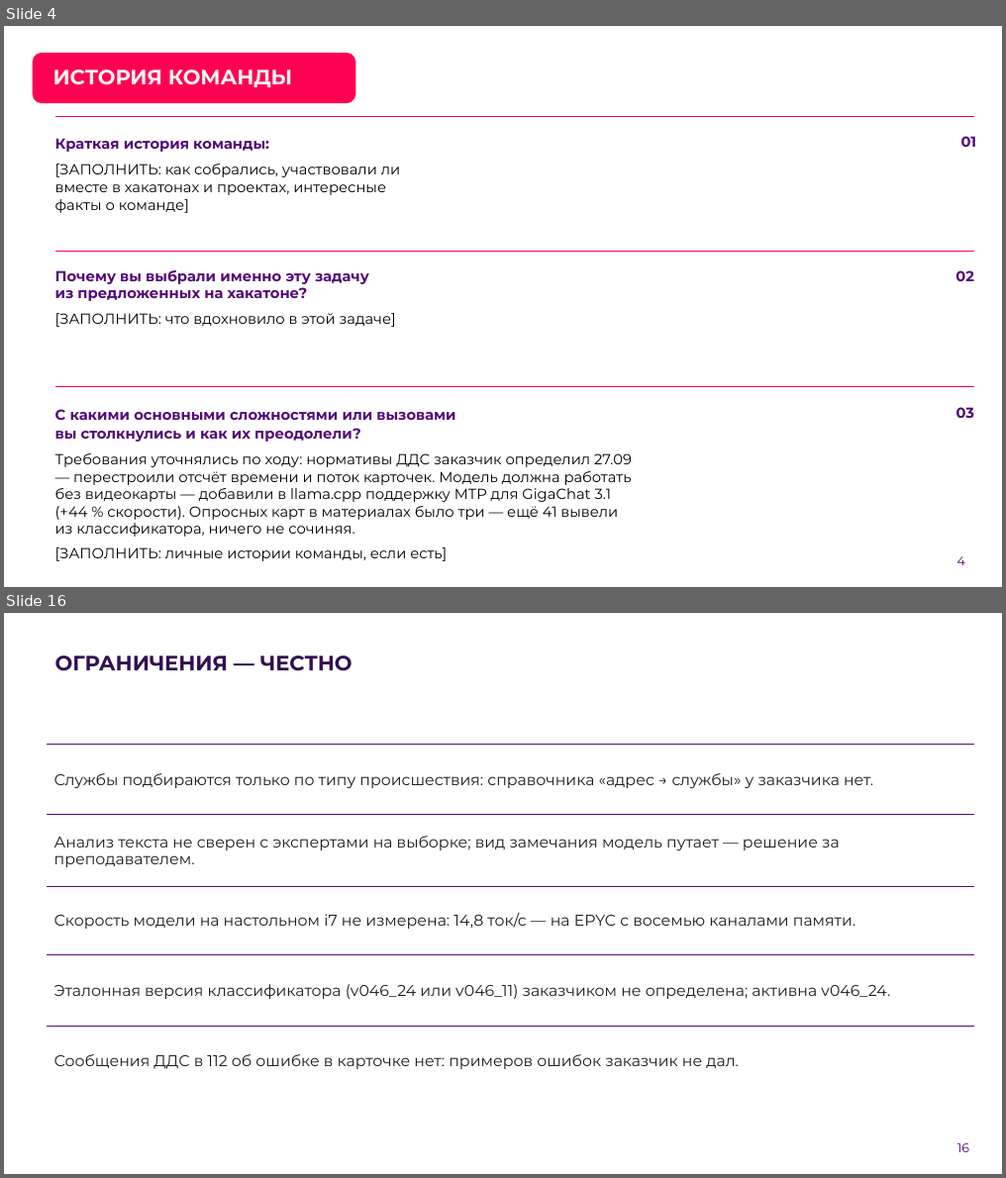
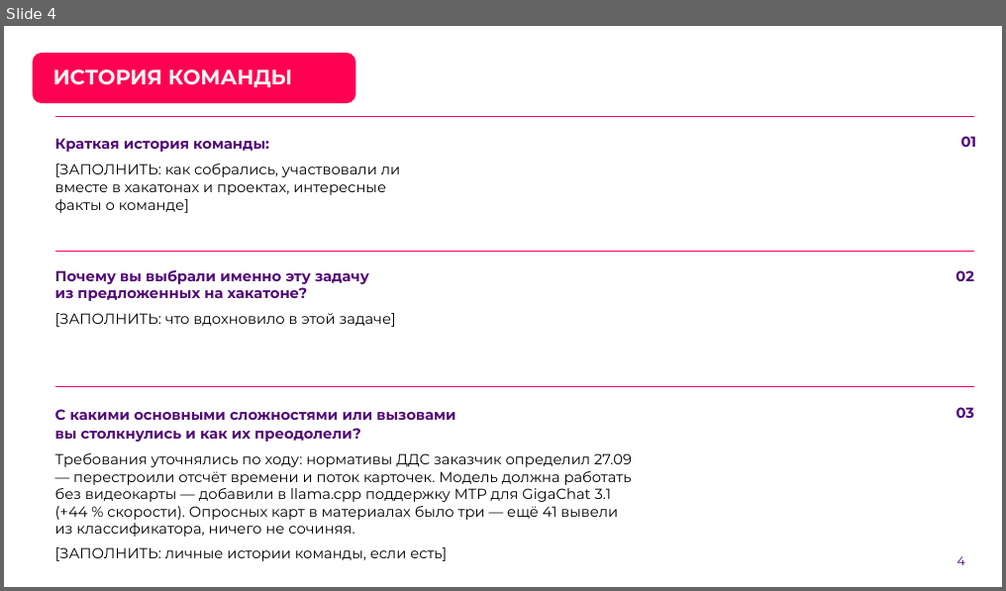
Before and after one commit to Den4ikAI/arm112-trainer_final, a slide deck: docs/презентация.pptx. Shown one above the other, each under a label of ours: slides 4 and 16 before the commit, slide 4 after it; the slides between them are not shown. The pictures are 1006x1178 and 1006x591 pixels, drawn with LibreOffice and Linux fonts; fonts in the diff are those of the drawing; background and template pictures are left out. Boxes give left, top, right and bottom in pixels: in the first picture for what was removed or moved away, otherwise in the second. Text is boxed around its words. In the diff, an @@ line names an element or a change of style, - is before the commit and + after.

```diff
--- a/docs/презентация.pptx
+++ b/docs/презентация.pptx
@@ slide 16 removed at [4, 613, 1002, 1174], background picture (left out) @@
@@ title removed at [55, 656, 352, 671] @@
-ОГРАНИЧЕНИЯ — ЧЕСТНО
@@ line removed from (47, 744) to (975, 744) @@
@@ text removed at [54, 773, 873, 788] @@
-Службы подбираются только по типу происшествия: справочника «адрес → службы» у заказчика нет.
@@ line removed from (47, 815) to (975, 815) @@
@@ text removed at [54, 836, 840, 867] @@
-Анализ текста не сверен с экспертами на выборке; вид замечания модель путает — решение за преподавателем.
@@ line removed from (47, 887) to (975, 887) @@
@@ text removed at [54, 913, 855, 929] @@
-Скорость модели на настольном i7 не измерена: 14,8 ток/с — на EPYC с восемью каналами памяти.
@@ line removed from (47, 956) to (975, 956) @@
@@ text removed at [54, 984, 890, 999] @@
-Эталонная версия классификатора (v046_24 или v046_11) заказчиком не определена; активна v046_24.
@@ line removed from (47, 1026) to (975, 1026) @@
@@ text removed at [54, 1055, 739, 1069] @@
-Сообщения ДДС в 112 об ошибке в карточке нет: примеров ошибок заказчик не дал.
@@ page number removed at [957, 1144, 969, 1153] @@
-16
```
Also in this commit, not shown: 2 slides changed, 19 slides added, 11 other slides removed, 9 other files.
